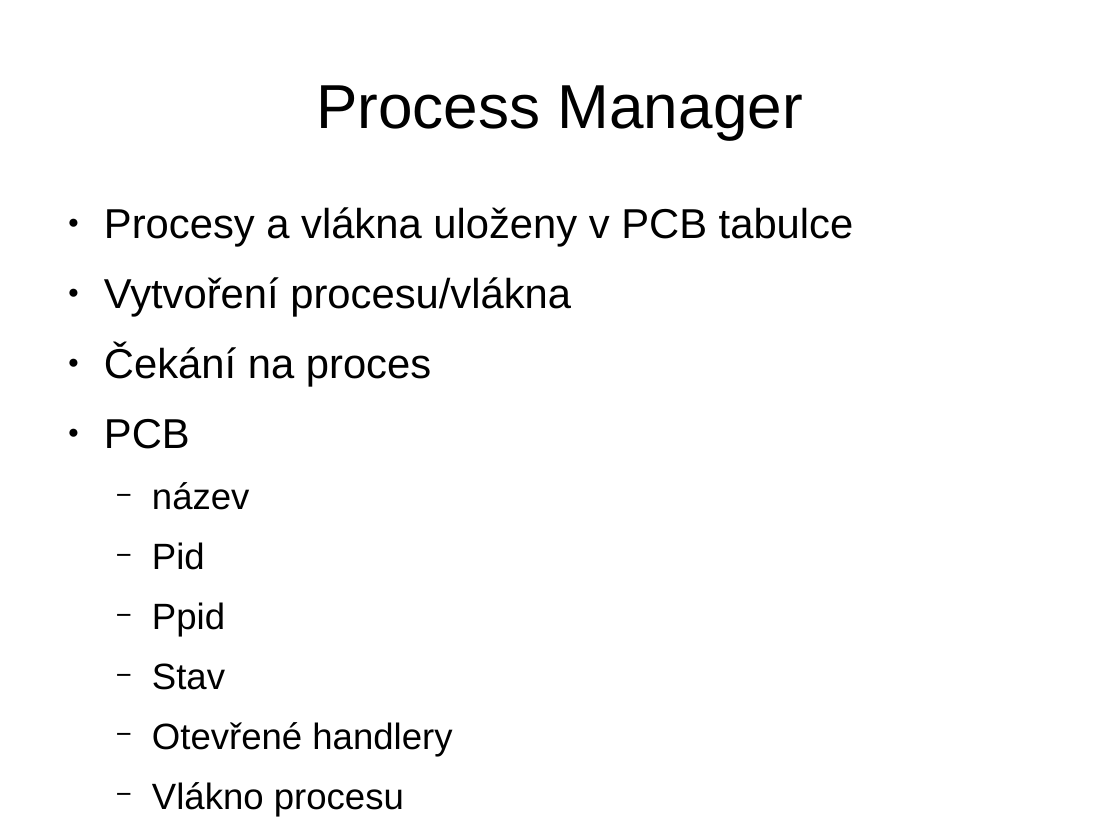
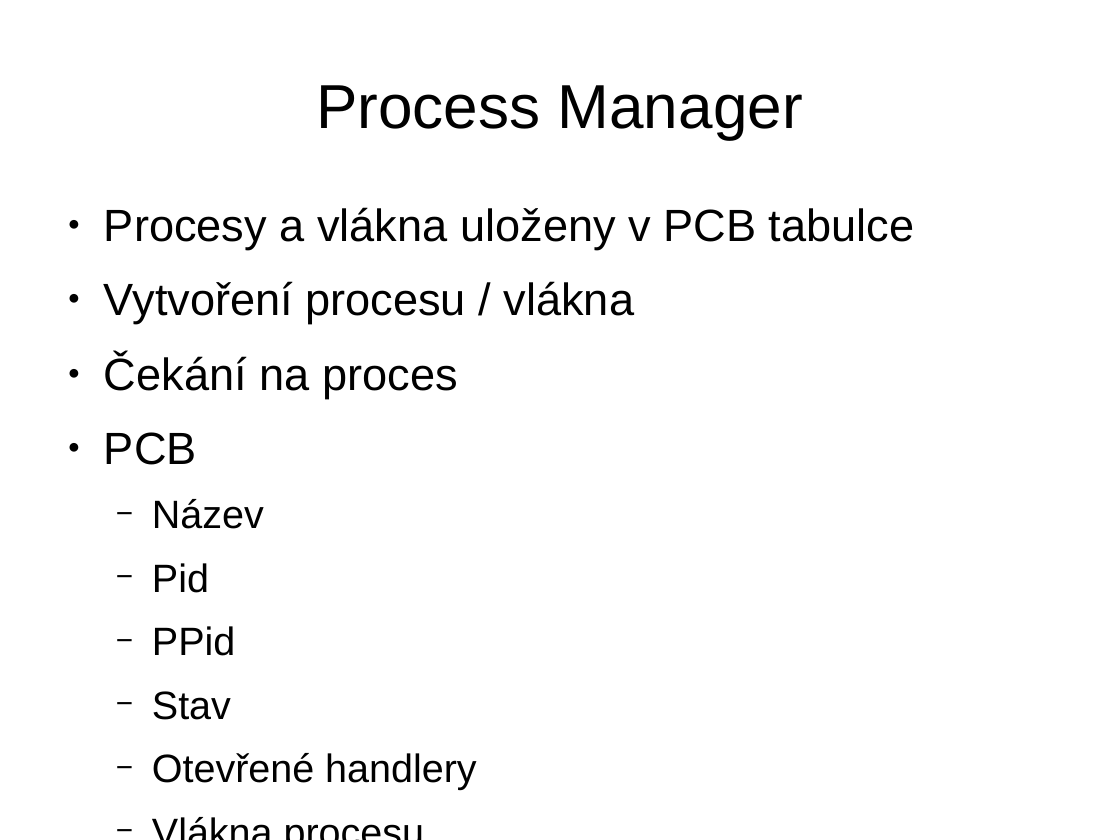
Before and after one commit to pornosaur/KIV-OS, a slide deck: slide 4 of doc/prezentace.odp (slide 6 before the commit). Drawn at 1120x840 pixels with LibreOffice and Linux fonts; fonts in the diff are those of the drawing. Boxes give left, top, right and bottom in pixels: in the first picture for what was removed or moved away, otherwise in the second. Text is boxed around its words. In the diff, an @@ line names an element or a change of style, - is before the commit and + after.

```diff
--- a/doc/prezentace.odp
+++ b/doc/prezentace.odp
@@ text at bbox=[104, 207, 915, 790]: size 29.6 to 32 pt in "Procesy a vlákna uloženy v PCB tabulce", "Čekání na proces", "PCB"; size 25.9 to 28 pt in "Pid", "Stav", "Otevřené handlery" @@
@@ text at bbox=[104, 281, 635, 324]: text changed; size 29.6 to 32 pt @@
-● Vytvoření procesu/vlákna
+● Vytvoření procesu / vlákna
@@ text at bbox=[152, 499, 264, 529]: text changed; size 25.9 to 28 pt @@
-  − název
+  − Název
@@ text at bbox=[152, 626, 235, 656]: text changed; size 25.9 to 28 pt @@
-  − Ppid
+  − PPid
@@ text at bbox=[152, 782, 404, 816]: text changed; size 25.9 to 28 pt @@
-  − Vlákno procesu
+  − Vlákna procesu
```
Also in this commit, not shown: 3 other slides changed, 4 slides added, 2 slides removed, 2 other files.
